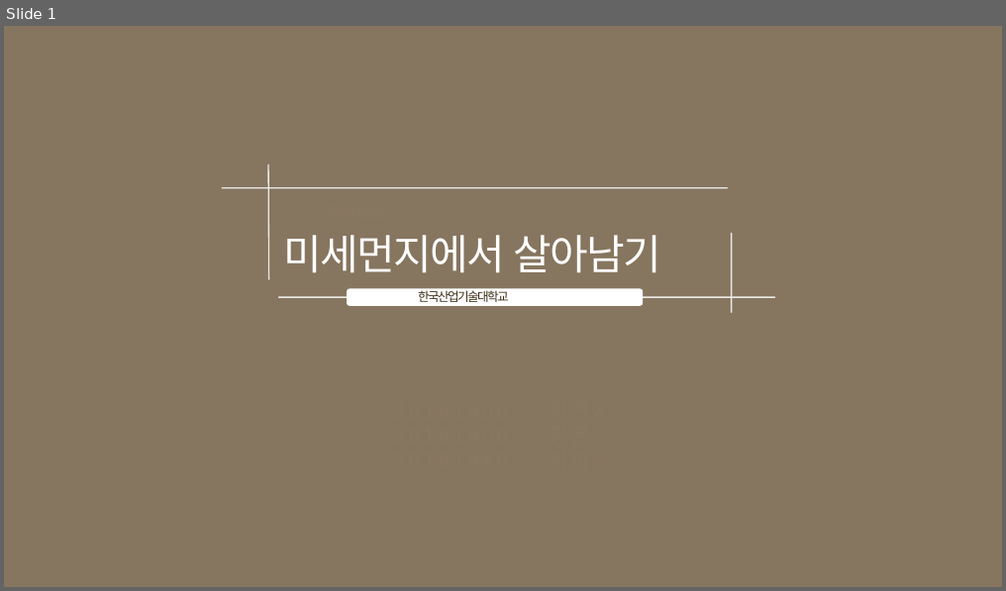
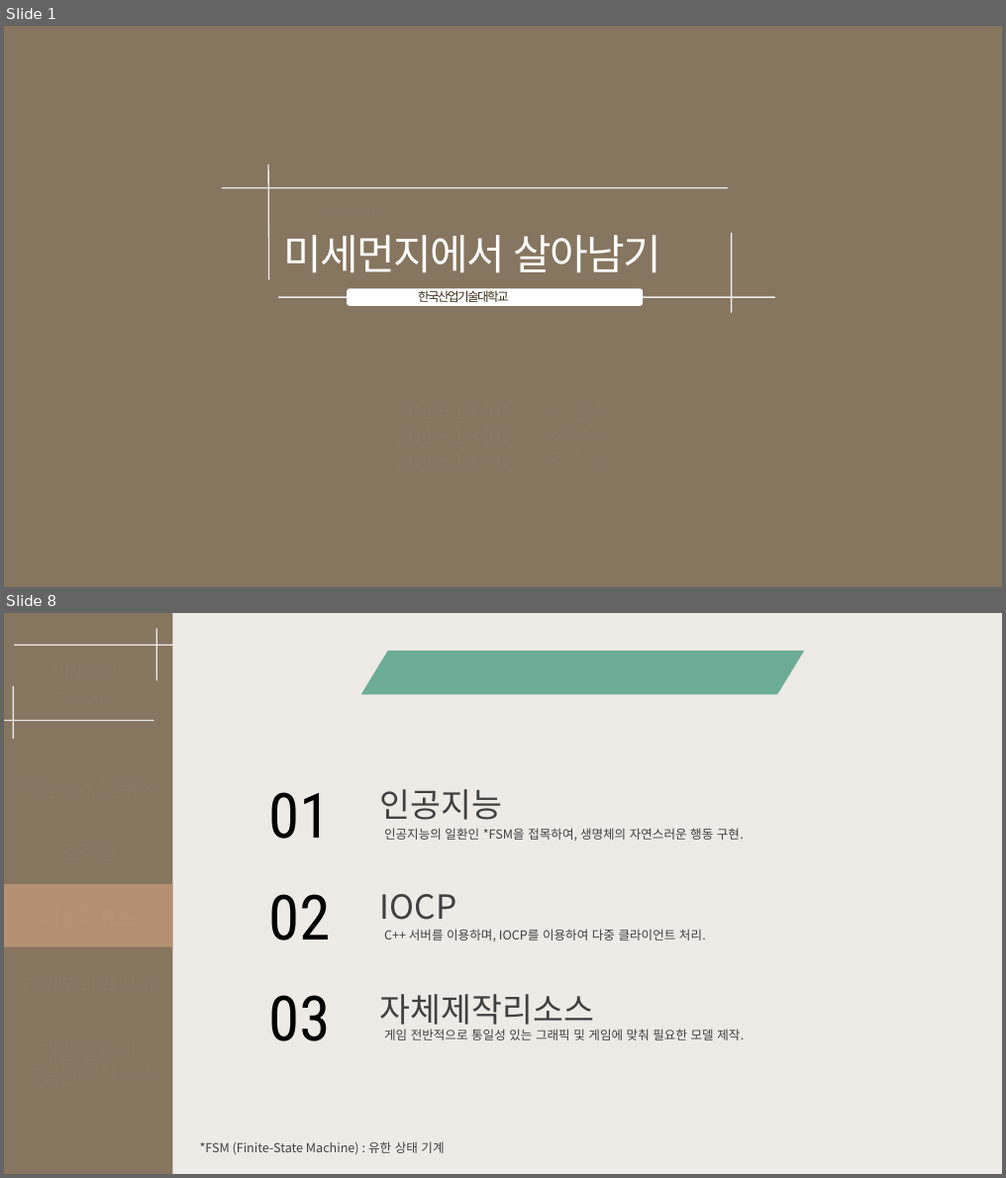
Before and after one commit to goldsun119/Graduation-Project, a slide deck: Document/1206 기획발표자료_03.pptx. Shown one above the other, each under a label of ours: slide 1 before the commit, slides 1 and 8 after it; the slides between them are not shown. The pictures are 1006x591 and 1006x1178 pixels, drawn with LibreOffice and Linux fonts; fonts in the diff are those of the drawing. Boxes give left, top, right and bottom in pixels: in the first picture for what was removed or moved away, otherwise in the second. Text is boxed around its words. In the diff, an @@ line names an element or a change of style, - is before the commit and + after.

```diff
--- a/Document/1206 기획발표자료_03.pptx
+++ b/Document/1206 기획발표자료_03.pptx
@@ slide 8 added at (4, 613, 1002, 1174), background #EEEBE6 @@
@@ rectangle added at (4, 613, 172, 1174), fill #86755F @@
@@ line added from (156, 629) to (156, 680), #F2F2F2 1.25 pt @@
@@ line added from (172, 646) to (15, 646), #F2F2F2 1.25 pt @@
@@ text added at (157, 659, 1002, 695), 24 pt, text #FFFFFF, bold @@
+게임 구현을 위한 기술
@@ parallelogram added at (361, 651, 804, 694), fill #6DAC96 @@
@@ line added from (13, 686) to (13, 738), #F2F2F2 1.25 pt @@
@@ line added from (153, 721) to (4, 721), #F2F2F2 1.25 pt @@
@@ text added at (380, 789, 503, 820), 32 pt, text #404040 @@
+인공지능
@@ text added at (268, 792, 330, 839), 60 pt, text #000000 @@
+01
@@ text added at (384, 828, 744, 841), 12 pt, text #404040 @@
+인공지능의 일환인 *FSM을 접목하여, 생명체의 자연스러운 행동 구현.
@@ rectangle added at (4, 884, 172, 947), fill #B49173 @@
@@ text added at (268, 894, 330, 941), 60 pt, text #000000 @@
+02
@@ text added at (380, 894, 456, 920), 32 pt, text #404040 @@
+IOCP
@@ text added at (384, 929, 706, 942), 12 pt, text #404040 @@
+C++ 서버를 이용하며, IOCP를 이용하여 다중 클라이언트 처리.
@@ text added at (268, 995, 330, 1042), 60 pt, text #000000 @@
+03
@@ text added at (380, 994, 594, 1031), 32 pt, text #404040 @@
+자체제작리소스
@@ text added at (384, 1029, 744, 1041), 12 pt, text #404040 @@
+게임 전반적으로 통일성 있는 그래픽 및 게임에 맞춰 필요한 모델 제작.
@@ text added at (200, 1142, 444, 1155), 12 pt, text #404040 @@
+*FSM (Finite-State Machine) : 유한 상태 기계
```
Also in this commit, not shown: 6 slides changed, 3 other slides added, 5 slides removed, 2 other files.
